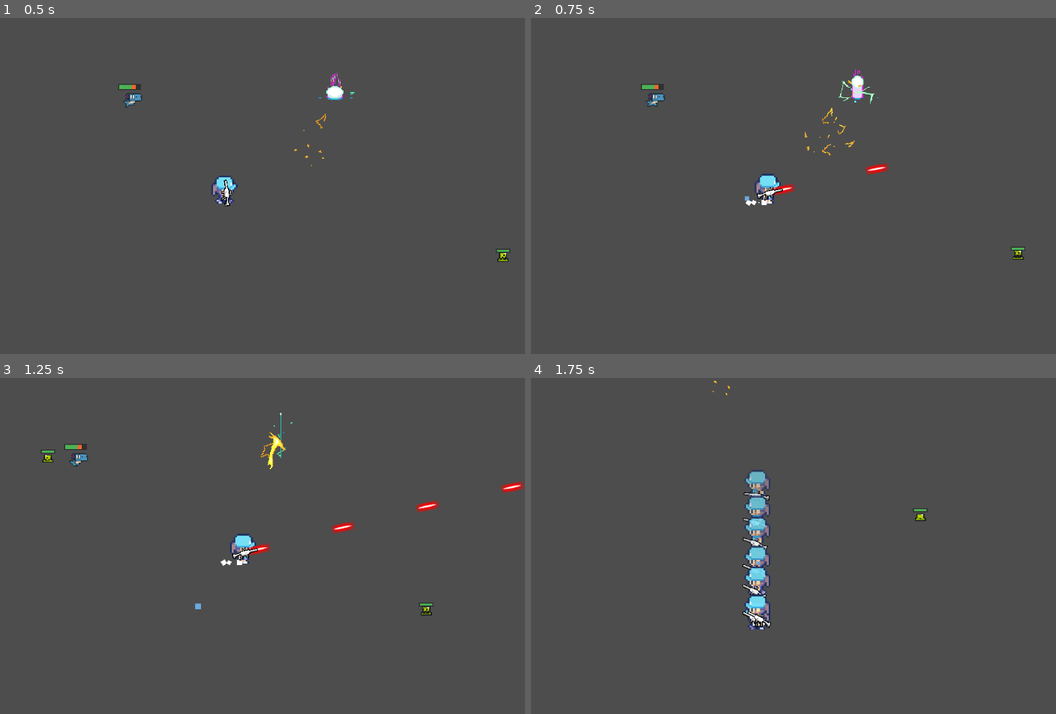
Above: before the commit, frames 1-4 (two rows, left to right).
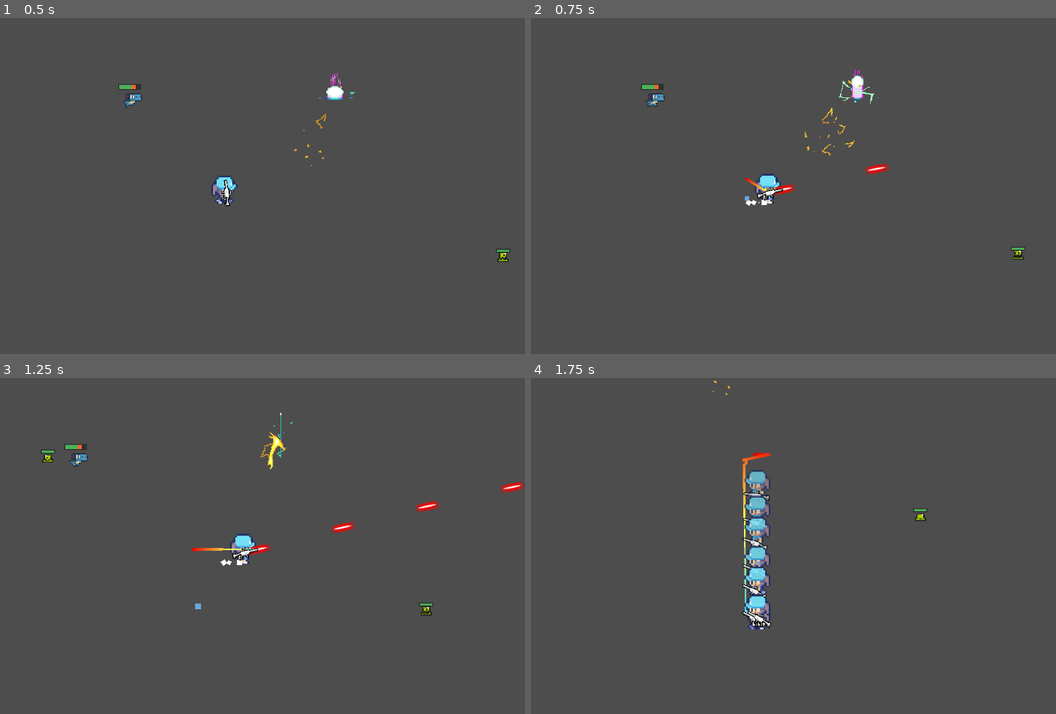
Above: after the commit, the same moments.

Repository: wyb969/Rogge
Game: Godot game, scene res://scenes/game.tscn
The game is run twice, just before and just after one commit, with the same random seed, the same clock (stepped at 60 frames per second) and the same inputs.
Inputs (mouse positions are in pixels of both pictures, inside the frame that each line leads up to):
- Up to frame 1 (0.5 s): no input
- Up to frame 2 (0.75 s): move the mouse to (888, 169) at 0.52 s; press the mouse at (888, 169) at 0.53 s; hold D (right) from 0.53 s (still down)
- Up to frame 3 (1.25 s): keep holding D (right)
- Up to frame 4 (1.75 s): move the mouse to (636, 562) at 1.27 s; release D (right) at 1.28 s; release the mouse at (636, 562) at 1.28 s; hold S (down) from 1.28 s (still down); tap Ctrl (roll) at 1.35 s

Frame 1 is identical in both runs. In frame 2, less than 0.1% of the frame differs, in the area x 40-49%, y 47-52%; in frame 3, less than 0.1%; in frame 4, 0.2%, in the area x 40-46%, y 22-70%.

Commit message:
feature:增加彩色条纹

Diff:
--- a/scenes/weapon.tscn
+++ b/scenes/weapon.tscn
@@ -62,6 +62,14 @@
 "shoot": SubResource("Animation_5duhf")
 }
 
+[sub_resource type="Curve" id="Curve_dfsp3"]
+_data = [Vector2(0.00392157, 0.678779), 0.0, 0.0, 0, 0, Vector2(0.990196, 0.267805), 0.0, 0.0, 0, 0]
+point_count = 2
+
+[sub_resource type="Gradient" id="Gradient_2sme0"]
+offsets = PackedFloat32Array(0, 0.559574, 1)
+colors = PackedColorArray(0.913725, 0, 0, 1, 1, 0.984314, 0.317647, 1, 0.329412, 1, 1, 1)
+
 [node name="Weapon" type="Node2D"]
 script = ExtResource("1_d466i")
 bullet = ExtResource("2_pr5e5")
@@ -108,4 +116,10 @@
 "": SubResource("AnimationLibrary_r3m6l")
 }
 
+[node name="Line2D" type="Line2D" parent="."]
+top_level = true
+width = 4.0
+width_curve = SubResource("Curve_dfsp3")
+gradient = SubResource("Gradient_2sme0")
+
 [connection signal="timeout" from="CoolDownTimer" to="." method="_on_cool_down_timer_timeout"]
--- a/script/player.gd
+++ b/script/player.gd
@@ -6,12 +6,15 @@
 @onready var can_dasing_timer: Timer = $Can_Dasing_Timer
 @onready var dashing_timer: Timer = $Dashing_Timer
 @onready var shadow_timer: Timer = $ShadowTimer
+@onready var line_2d: Line2D = $Line2D
 
 const SPEED = 100.0
 const DASH_SPEED = 400.0
 var dashing:bool = false
 var can_dash:bool = true
 
+func _ready() -> void:
+	pass
 
 func _physics_process(delta: float) -> void:
 	get_input()
--- a/script/weapon.gd
+++ b/script/weapon.gd
@@ -6,15 +6,16 @@
 @onready var muzzle_flash: CPUParticles2D = $Sprite2D/MuzzleFlash
 @onready var bullet_shell: CPUParticles2D = $Sprite2D/BulletShell
 @onready var animation_player: AnimationPlayer = $AnimationPlayer
+@onready var line_2d: Line2D = $Line2D
 
 var cool_down:bool = true
 const BULLET_SPEED = 10
 var demage:int = 8
+var line_count = 10
 
 # Called when the node enters the scene tree for the first time.
 func _ready() -> void:
-
-	pass # Replace with function body.
+	line_2d.clear_points()
 
 
 # Called every frame. 'delta' is the elapsed time since the previous frame.
@@ -30,8 +31,9 @@
 
 	if Input.is_action_pressed("click"):
 		shoot()
-
-
+	line_2d.add_point(fire_point.global_position)
+	if (line_2d.get_point_count()>40):
+		line_2d.remove_point(0)
 
 func shoot()->void:
 	if(!cool_down):
Not shown: 1 places in scenes/weapon.tscn that only renumber resources
